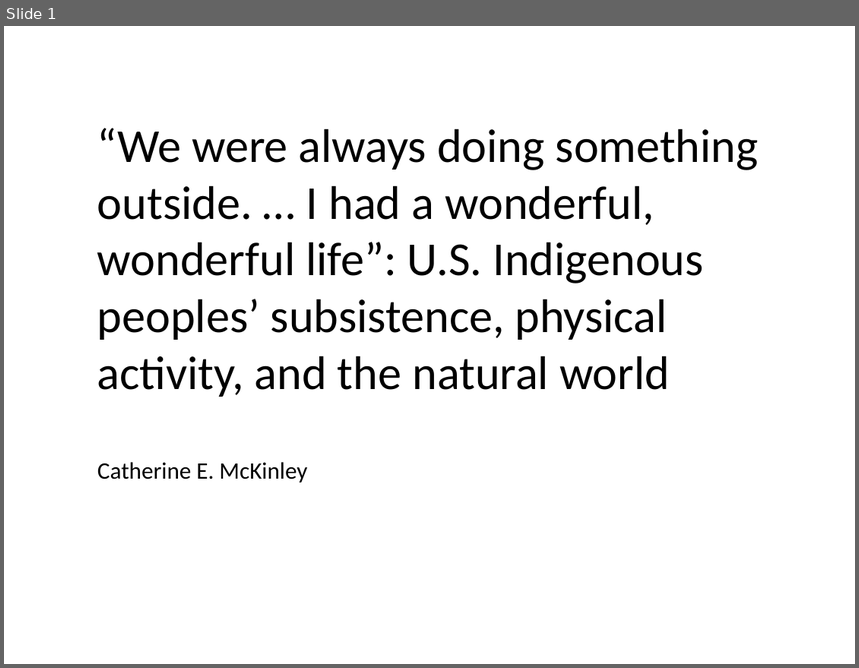
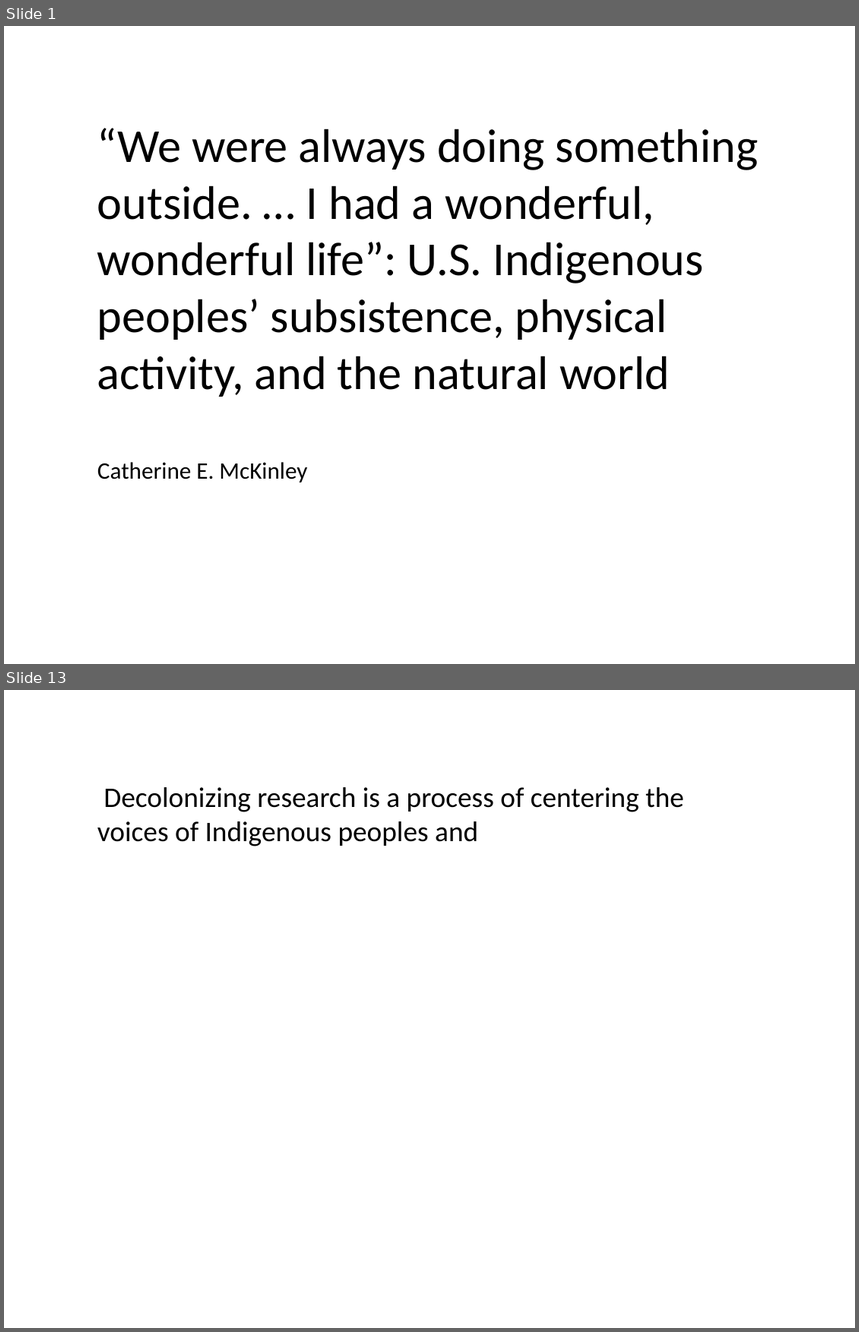
Before and after one commit to Xiaoyany88/INTUITION-Hack, a slide deck: example.pptx. Shown one above the other, each under a label of ours: slide 1 before the commit, slides 1 and 13 after it; the slides between them are not shown. The pictures are 859x668 and 859x1332 pixels, drawn with LibreOffice and Linux fonts; fonts in the diff are those of the drawing. Boxes give left, top, right and bottom in pixels: in the first picture for what was removed or moved away, otherwise in the second. Text is boxed around its words. In the diff, an @@ line names an element or a change of style, - is before the commit and + after.

```diff
--- a/example.pptx
+++ b/example.pptx
@@ slide 13 added at (4,690,855,1328), background #FFFFFF @@
@@ text added at (97,787,684,847), 24 pt, text #000000 @@
+Decolonizing research is a process of centering the voices of Indigenous peoples and
```
Also in this commit, not shown: 13 other slides added, 15 other files.
